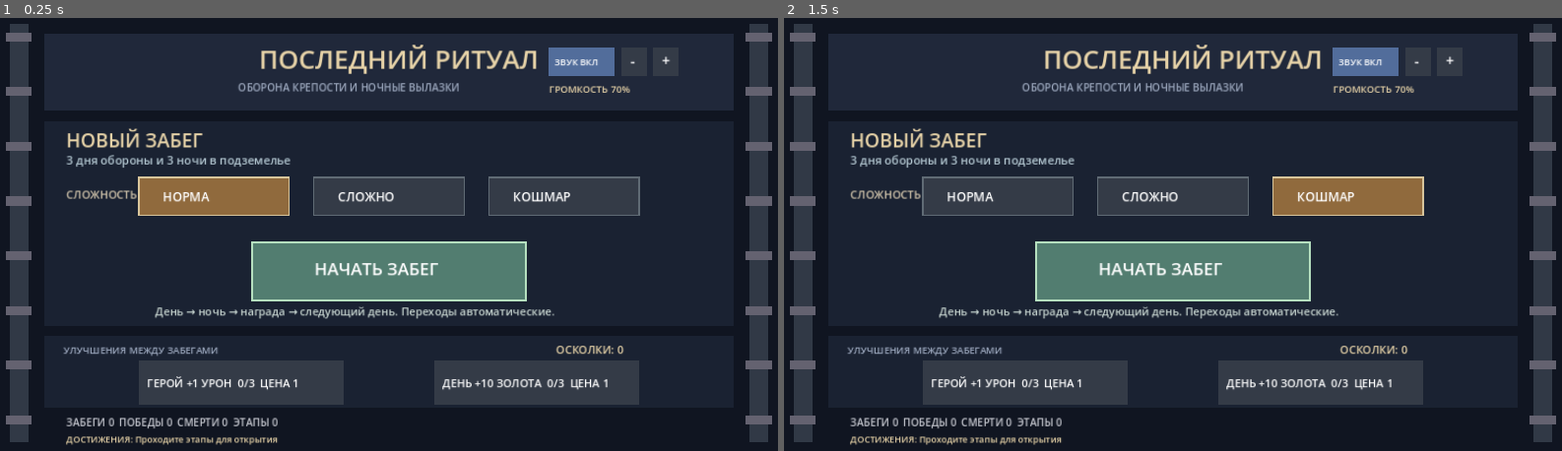
Above: before the commit, frames 1-2 (left to right).
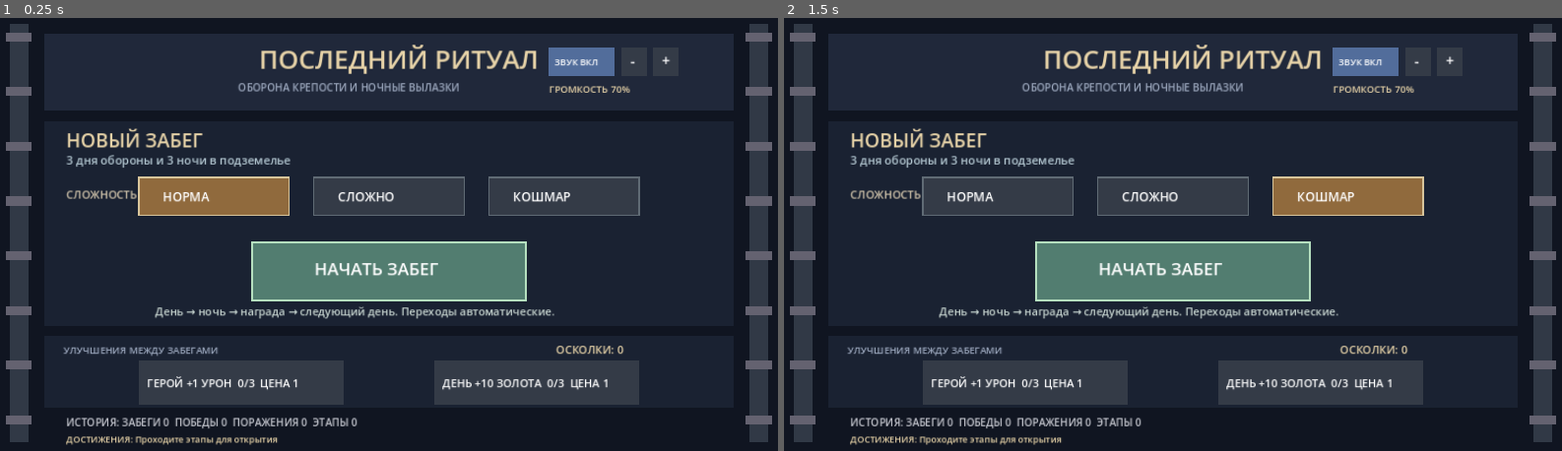
Above: after the commit, the same moments.

Repository: DoctorStrangeSH/Last-Ritual
Game: Godot game, scene res://scenes/run_loop.tscn
Same seed, same stepped clock (60 frames per second), same inputs: the game is played once before the commit and once after it.
Inputs (mouse positions are in pixels of both pictures, inside the frame that each line leads up to):
- Up to frame 1 (0.25 s): no input
- Up to frame 2 (1.5 s): tap Enter at 0.5 s; move the mouse to (1344, 212) at 0.52 s; hold Right (ui_right) 0.53-1.28 s; tap H at 0.6 s; click (1344, 212) at 0.67 s; tap Space at 0.77, 1.25 s; move the mouse to (1017, 256) at 1.27 s; hold Down (ui_down) from 1.28 s (still down); tap E at 1.35 s

The runs differ from the first frame. In frame 1, 0.5% of the frame differs, in the area x 8-46%, y 92-95%; in frame 2, 0.5%.

Commit message:
ux(menu): make relic choices explanatory and label run statistics clearly

Diff:
--- a/scripts/run_loop.gd
+++ b/scripts/run_loop.gd
@@ -279,7 +279,7 @@
             draw_rect(META_TREASURY_BUTTON, Color("#527d70") if meta.treasury_level < 3 and meta.fragments >= meta.treasury_level + 1 else Color("#343b47"))
             draw_string(ThemeDB.fallback_font, META_HERO_BUTTON.position + Vector2(12, 39), "ГЕРОЙ +1 УРОН  %d/3  ЦЕНА %d" % [meta.hero_level, meta.hero_level + 1], HORIZONTAL_ALIGNMENT_LEFT, -1, 16, Color.WHITE)
             draw_string(ThemeDB.fallback_font, META_TREASURY_BUTTON.position + Vector2(12, 39), "ДЕНЬ +10 ЗОЛОТА  %d/3  ЦЕНА %d" % [meta.treasury_level, meta.treasury_level + 1], HORIZONTAL_ALIGNMENT_LEFT, -1, 16, Color.WHITE)
-            draw_string(ThemeDB.fallback_font, Vector2(104, 606), "ЗАБЕГИ %d  ПОБЕДЫ %d  СМЕРТИ %d  ЭТАПЫ %d" % [meta.runs_started, meta.runs_won, meta.runs_lost, meta.phases_cleared], HORIZONTAL_ALIGNMENT_LEFT, -1, 15, Color("#c7c9d1"))
+            draw_string(ThemeDB.fallback_font, Vector2(104, 606), "ИСТОРИЯ: ЗАБЕГИ %d  ПОБЕДЫ %d  ПОРАЖЕНИЯ %d  ЭТАПЫ %d" % [meta.runs_started, meta.runs_won, meta.runs_lost, meta.phases_cleared], HORIZONTAL_ALIGNMENT_LEFT, -1, 15, Color("#c7c9d1"))
             var badges := []
             if meta.achievement_unlocked("first_steps"):
                 badges.append("ПЕРВЫЕ ШАГИ +2")
@@ -290,10 +290,15 @@
             draw_string(ThemeDB.fallback_font, Vector2(104, 630), "ДОСТИЖЕНИЯ: " + (", ".join(badges) if not badges.is_empty() else "Проходите этапы для открытия"), HORIZONTAL_ALIGNMENT_LEFT, -1, 13, Color("#e7d3a8"))
         "reward":
             draw_string(ThemeDB.fallback_font, Vector2(410, 235), "НОЧЬ ЗАВЕРШЕНА — ВЫБЕРИТЕ НАГРАДУ", HORIZONTAL_ALIGNMENT_LEFT, -1, 26, Color.WHITE)
-            var names := ["КОСТИ: +1 УРОН", "УГОЛЬ: ОГОНЬ", "ЗОЛОТО: +30", "НЕКРО: +3 ЗА УБИЙСТВО"]
+            var names := ["КОСТИ", "УГОЛЬ", "ЗОЛОТО", "НЕКРОМАНТИЯ"]
+            var descriptions := ["+1 урон героя и костей", "+25% скорость и сила огня", "+30 золота каждый день", "+3 золота за убийство"]
             for i in range(REWARD_BUTTONS.size()):
-                draw_rect(REWARD_BUTTONS[i], [Color("#526d9b"), Color("#a16a36"), Color("#927447"), Color("#4e7668")][i])
-                draw_string(ThemeDB.fallback_font, REWARD_BUTTONS[i].position + Vector2(9, 55), names[i], HORIZONTAL_ALIGNMENT_LEFT, -1, 15, Color.WHITE)
+                var card: Rect2 = REWARD_BUTTONS[i]
+                draw_rect(card, [Color("#526d9b"), Color("#a16a36"), Color("#927447"), Color("#4e7668")][i])
+                draw_rect(card, Color("#e3d2ac"), false, 2.0)
+                draw_string(ThemeDB.fallback_font, card.position + Vector2(12, 33), names[i], HORIZONTAL_ALIGNMENT_LEFT, -1, 19, Color.WHITE)
+                draw_string(ThemeDB.fallback_font, card.position + Vector2(12, 67), descriptions[i], HORIZONTAL_ALIGNMENT_LEFT, -1, 14, Color("#f4e9d9"))
+            draw_string(ThemeDB.fallback_font, Vector2(265, 516), "Выберите награду — следующий день начнётся автоматически", HORIZONTAL_ALIGNMENT_LEFT, -1, 18, Color("#bed9cf"))
         "defeat", "victory":
             draw_string(ThemeDB.fallback_font, Vector2(400, 260), "РИТУАЛ ЗАВЕРШЁН" if phase == "victory" else "ЗАБЕГ ОКОНЧЕН", HORIZONTAL_ALIGNMENT_LEFT, -1, 32, Color.WHITE)
             draw_string(ThemeDB.fallback_font, Vector2(400, 320), "Пройдено этапов: %d / 6" % completed_phases, HORIZONTAL_ALIGNMENT_LEFT, -1, 22, Color("#c7c9d1"))
